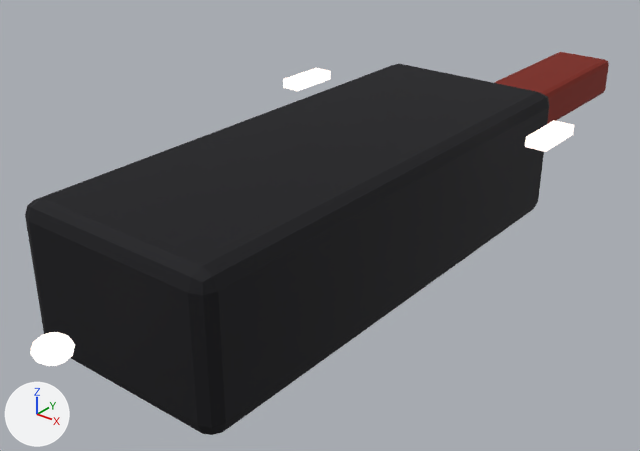
A saved change to the glTF model public/assets/ships/redledger/light/lod1.glb.
Both versions are drawn from a 50 mm lens placed at (4.4, -6.77, 3.25), pointed at (-0.46, -0.7, -0.52). Every picture has the same lights, and +X, +Y and +Z are marked at lower left. The first picture is the older version. Where no turn or scale is listed for an object, it has been applied to the vertices. Vertices at exactly the same position are counted once.

The older version as bpy lines, for what is in view:
```python
me_cube = bpy.data.meshes.new('Cube')
me_cube.from_pydata(...)  # 112 vertices, 216 faces; spans x -0.24..0.24, y -1.0..1.0, z -0.16..0.16
me_cube.materials.append(mat_rimward_hull)
me_cube_002 = bpy.data.meshes.new('Cube.002')
me_cube_002.from_pydata(...)  # a box spanning x -1.0..-0.87, y -0.19..0.19, z -0.03..0.03; a box spanning x 0.87..1.0, y -0.19..0.19, z -0.03..0.03
me_cube_002.materials.append(mat_rimward_emissive)
me_sphere = bpy.data.meshes.new('Sphere')
me_sphere.from_pydata(...)  # a UV sphere (12 segments, 8 rings, poles along z) spanning x -0.147..0.147, y -0.14..0.14, z -0.094..0.094
me_sphere.materials.append(mat_rimward_emissive)
ob_rimward_emissive = bpy.data.objects.new('RIMWARD_EMISSIVE', me_cube_002)
ob_rimward_emissive.parent = ob_rimward_ship_root
ob_rimward_emissive.location = (0.0, 0.226, 0.562)
ob_rimward_emissive.scale = (1.47, 1.47, 1.47)
ob_rimward_engine_glow = bpy.data.objects.new('RIMWARD_ENGINE_GLOW', me_sphere)
ob_rimward_engine_glow.location = (0.0, -4.064, 0.0)
ob_rimward_hull = bpy.data.objects.new('RIMWARD_HULL', me_cube)
ob_rimward_hull.parent = ob_rimward_ship_root
ob_rimward_hull.location = (0.0, 0.304, 0.0)
ob_rimward_hull.scale = (3.9, 3.9, 3.9)
```
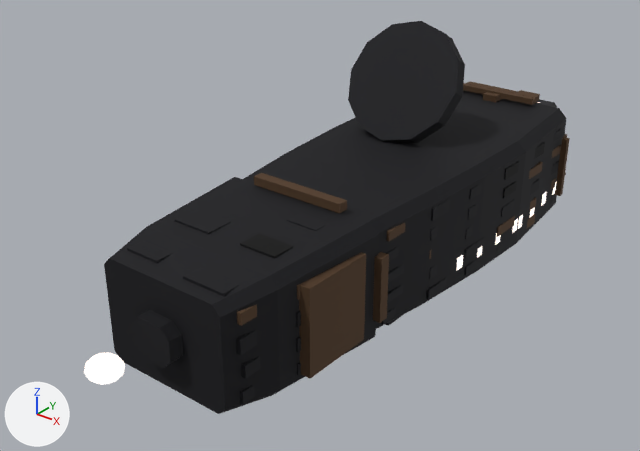
Boxes (x1, y1, x2, y2) around the edits, measured in the pictures (640 x 451 px):
'RIMWARD_HULL', reshaped, moved, rescaled (20% narrower)
    before: (25, 52, 609, 435)
    after: (104, 21, 570, 414)
'RIMWARD_ENGINE_GLOW', moved
    before: (30, 332, 75, 366)
    after: (84, 352, 125, 385)
'RIMWARD_EMISSIVE', reshaped, moved, rescaled (mostly hidden afterwards)
    before: (283, 68, 574, 152)
    after: (456, 102, 557, 271)
part 1 of me_cube_002, added
    after: (541, 192, 547, 206)
part 2 of me_cube_002, added
    after: (512, 215, 523, 233)
part 3 of me_cube_002, added
    after: (456, 255, 463, 271)
part 4 of me_cube_002, deleted
    before: (283, 68, 331, 91)
part 5 of me_cube_002, deleted
    before: (525, 120, 574, 152)
part 6 of me_cube, added
    after: (483, 92, 503, 102)
part 7 of me_cube, added
    after: (465, 81, 538, 103)
part 8 of me_cube, added (brown)
    after: (254, 173, 347, 213)
part 9 of me_cube, added (brown)
    after: (373, 252, 389, 323)
part 10 of me_cube, added (brown)
    after: (463, 83, 535, 105)
part 11 of me_cube, added (brown)
    after: (555, 137, 570, 196)
part 12 of me_cube, rebuilt (12% narrower, 13% shorter)
    before: (25, 63, 549, 435)
    after: (104, 90, 567, 414)
part 13 of me_cube, cut back
    before: (494, 52, 609, 124)
    after: (111, 21, 566, 405)

The change, as a diff of the scene's bpy script:
```diff
--- a/public/assets/ships/redledger/light/lod1.glb.py
+++ b/public/assets/ships/redledger/light/lod1.glb.py
@@ me_cube_002 @@
 # used by ob_rimward_emissive; parent = ob_rimward_ship_root; location = (0.0, 0.226, 0.562); scale = (1.47, 1.47, 1.47)
-me_cube_002.from_pydata(...)  # 16 vertices, 24 faces; spans x -1.0..1.0, y -0.19..0.19, z -0.03..0.03
+me_cube_002.from_pydata(...)  # 152 vertices, 228 faces; spans x -0.64..0.64, y -1.0..1.0, z -0.41..0.41
+# me_cube_002 part 1: a new loose piece, a box spanning x 0.551..0.592, y 0.247..0.386, z -0.265..-0.175, in mat_rimward_emissive
+# me_cube_002 part 2: a new loose piece, a box spanning x 0.598..0.639, y -0.223..-0.085, z -0.265..-0.175, in mat_rimward_emissive
+# me_cube_002 part 3: a new loose piece, a box spanning x 0.577..0.619, y -0.93..-0.791, z -0.265..-0.175, in mat_rimward_emissive
+# me_cube_002 part 4: the loose piece of 8 vertices spanning x -1.0..-0.87, y -0.19..0.19, z -0.03..0.03 is deleted
+# me_cube_002 part 5: the loose piece of 8 vertices spanning x 0.87..1.0, y -0.19..0.19, z -0.03..0.03 is deleted
+# other edits to the shape of me_cube_002 do not show in these pictures
 me_cube_002.materials.append(mat_rimward_emissive)
@@ me_cube @@
 # used by ob_rimward_hull; parent = ob_rimward_ship_root; location = (0.0, 0.304, 0.0); scale = (3.9, 3.9, 3.9)
-me_cube.from_pydata(...)  # 112 vertices, 216 faces; spans x -0.24..0.24, y -1.0..1.0, z -0.16..0.16
+me_cube.from_pydata(...)  # 1784 vertices, 2860 faces; spans x -0.26..0.26, y -1.0..1.0, z -0.36..0.36
+# me_cube part 6: a new loose piece, a box spanning x -0.023..0.022, y 0.398..0.447, z 0.052..0.084, in mat_rimward_hull
+# me_cube part 7: a new loose piece, a box spanning x -0.12..0.119, y 0.457..0.485, z 0.062..0.084, in mat_rimward_hull
+# me_cube part 8: a new loose piece, a box spanning x -0.132..0.131, y -0.532..-0.503, z 0.059..0.082, in mat_rimward_hull
+# me_cube part 9: a new loose piece, a box spanning x 0.229..0.252, y -0.532..-0.503, z -0.186..-0.019, in mat_rimward_hull
+# me_cube part 10: a new loose piece, a box spanning x -0.132..0.132, y 0.423..0.44, z 0.073..0.09, in mat_rimward_hull
+# me_cube part 11: a new loose piece, a box spanning x 0.238..0.255, y 0.423..0.44, z -0.195..-0.011, in mat_rimward_hull
+# me_cube part 12: the loose piece of 56 vertices spanning x -0.24..0.24, y -1.0..0.24, z -0.16..0.16 is rebuilt with 104 vertices and now spans x -0.26..0.26, y -0.96..0.9, z -0.27..0.06
+# me_cube part 13: 56 vertices removed from x -0.09..0.09, y 0.32..1.0, z -0.06..0.06; 1440 vertices added at x -0.26..0.26, y -1.0..1.0, z -0.36..0.36
+# other edits to the shape of me_cube do not show in these pictures
 me_cube.materials.append(mat_rimward_hull)
@@ ob_rimward_emissive @@
 ob_rimward_emissive.parent = ob_rimward_ship_root
-ob_rimward_emissive.location = (0.0, 0.226, 0.562)
-ob_rimward_emissive.scale = (1.47, 1.47, 1.47)
+ob_rimward_emissive.location = (-0.00142, 0.968, -0.311)
+ob_rimward_emissive.scale = (1.44, 1.44, 1.44)
@@ ob_rimward_engine_glow @@
 ob_rimward_engine_glow = bpy.data.objects.new('RIMWARD_ENGINE_GLOW', me_sphere)
-ob_rimward_engine_glow.location = (0.0, -4.064, 0.0)
+ob_rimward_engine_glow.location = (-0.001, -3.686, -0.36)
@@ ob_rimward_hull @@
 ob_rimward_hull.parent = ob_rimward_ship_root
-ob_rimward_hull.location = (0.0, 0.304, 0.0)
-ob_rimward_hull.scale = (3.9, 3.9, 3.9)
+ob_rimward_hull.location = (0.0, 0.277, 0.00433)
+ob_rimward_hull.scale = (3.54, 3.54, 3.54)
```
